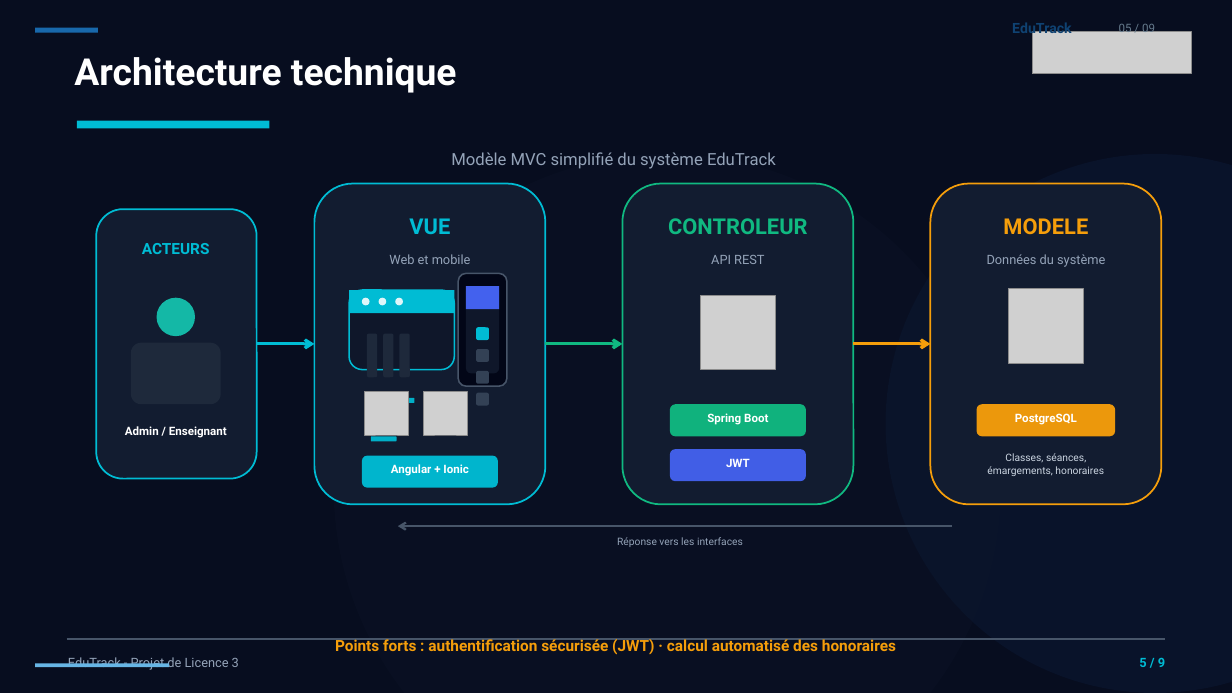
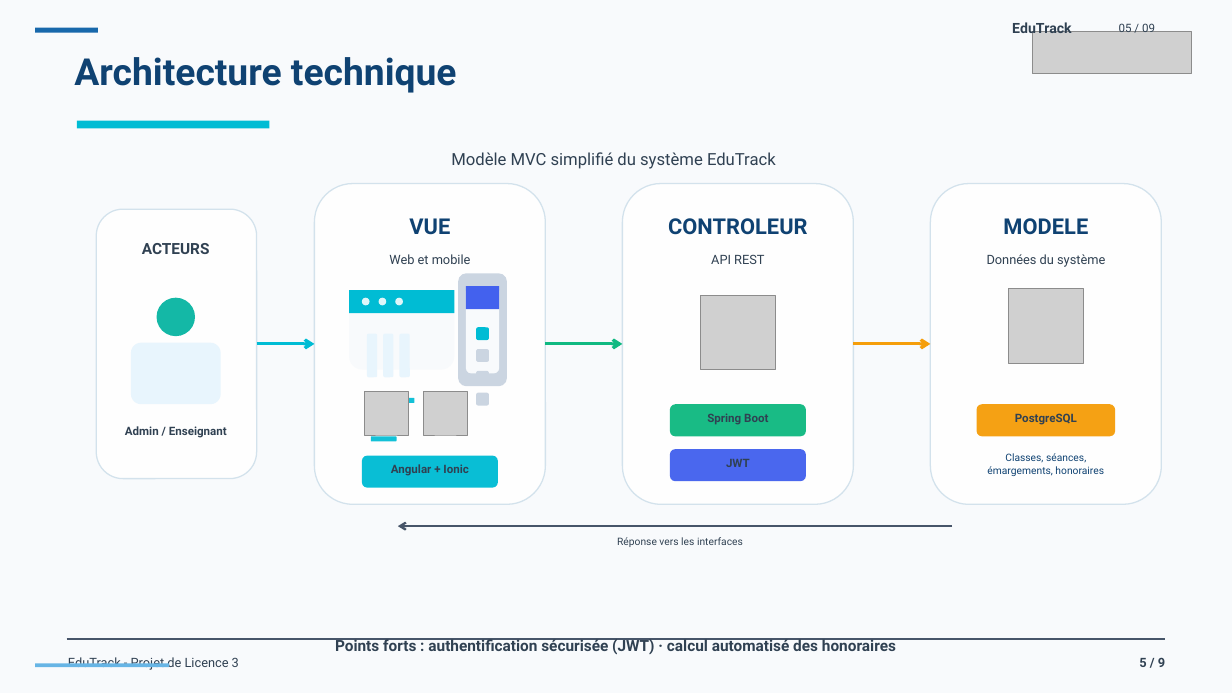
Before and after one commit to moussa7006/suivi-pedagogique-system, a slide deck: slide 5 of MEMOIRE/La finalisima present_V11.pptx. Drawn at 1232x693 pixels with LibreOffice and Linux fonts; fonts in the diff are those of the drawing; grey boxes stand for pictures. Boxes give left, top, right and bottom in pixels: in the first picture for what was removed or moved away, otherwise in the second. Text is boxed around its words. In the diff, an @@ line names an element or a change of style, - is before the commit and + after.

```diff
--- a/MEMOIRE/La finalisima present_V11.pptx
+++ b/MEMOIRE/La finalisima present_V11.pptx
@@ rectangle at [0, 0, 1232, 693]: fill #070D1F to #F8FAFC @@
@@ text "EduTrack" at [1012, 20, 1072, 38]: text colour #0F4272 to #304152 @@
@@ text "05 / 09" at [1119, 21, 1155, 32]: text colour #657A8C to #304152 @@
@@ text "Architecture technique" at [74, 57, 457, 93]: text colour #FFFFFF to #0F4272 @@
@@ ellipse at [334, 154, 1001, 693]: fill #0F172A at 28% opacity to #F8FAFC at 28% opacity @@
@@ ellipse at [885, 154, 1232, 693]: fill #0C1834 at 55% opacity to #F8FAFC at 55% opacity @@
@@ rounded rectangle at [96, 209, 257, 479]: fill #131D31 at 96% opacity to #FFFFFF at 96% opacity; outline #00BCD4 1.35 pt to #D3E2EC 1 pt @@
@@ rounded rectangle at [314, 184, 545, 505]: fill #131D31 at 96% opacity to #FFFFFF at 96% opacity; outline #00BCD4 1.35 pt to #D3E2EC 1 pt @@
@@ rounded rectangle at [623, 184, 854, 505]: fill #131D31 at 96% opacity to #FFFFFF at 96% opacity; outline #10B981 1.35 pt to #D3E2EC 1 pt @@
@@ rounded rectangle at [931, 184, 1162, 505]: fill #131D31 at 96% opacity to #FFFFFF at 96% opacity; outline #F59E0B 1.35 pt to #D3E2EC 1 pt @@
@@ text "ACTEURS" at [142, 243, 210, 254]: text colour #00BCD4 to #304152 @@
@@ text "VUE" at [409, 218, 450, 235]: text colour #00BCD4 to #0F4272 @@
@@ text "CONTROLEUR" at [668, 218, 807, 235]: text colour #10B981 to #0F4272 @@
@@ text "MODELE" at [1003, 218, 1088, 235]: text colour #F59E0B to #0F4272 @@
@@ rounded rectangle at [349, 290, 455, 370]: fill #0F172A to #F8FAFC; outline #00BCD4 1.2 pt to none @@
@@ rounded rectangle at [458, 274, 507, 386]: fill #020617 to #CBD5E1; outline #475569 1.2 pt to none @@
@@ rounded rectangle at [466, 287, 499, 373]: fill #0F172A to #F8FAFC @@
@@ fill #1E293B to #E8F5FD in 4 elements at [131, 343, 221, 405], [367, 334, 377, 377], [384, 334, 394, 377], [399, 334, 409, 377] @@
@@ fill #334155 to #CBD5E1 in 3 elements at [476, 349, 489, 362], [476, 371, 489, 384], [476, 393, 489, 406] @@
@@ text colour #FFFFFF to #304152 in 5 elements at [125, 426, 227, 438], [391, 464, 468, 476], [707, 413, 768, 424], [726, 459, 750, 467], [1015, 413, 1077, 425] @@
@@ text "Classes, séances, émargements, honoraires" at [987, 453, 1104, 476]: text colour #CBD5E1 to #0F4272 @@
@@ text colour #94A3B8 to #304152 in 6 elements at [68, 657, 239, 670], [451, 152, 776, 169], [389, 254, 471, 264], [711, 254, 764, 264], [987, 254, 1105, 267], [617, 537, 743, 547] @@
@@ text "Points forts : authentification sécurisée ..." at [335, 638, 896, 654]: text colour #F59E0B to #304152 @@
@@ text "5 / 9" at [1139, 657, 1165, 667]: text colour #00BCD4 to #304152 @@
```
Also in this commit, not shown: 7 other slides changed, 5 other files.
